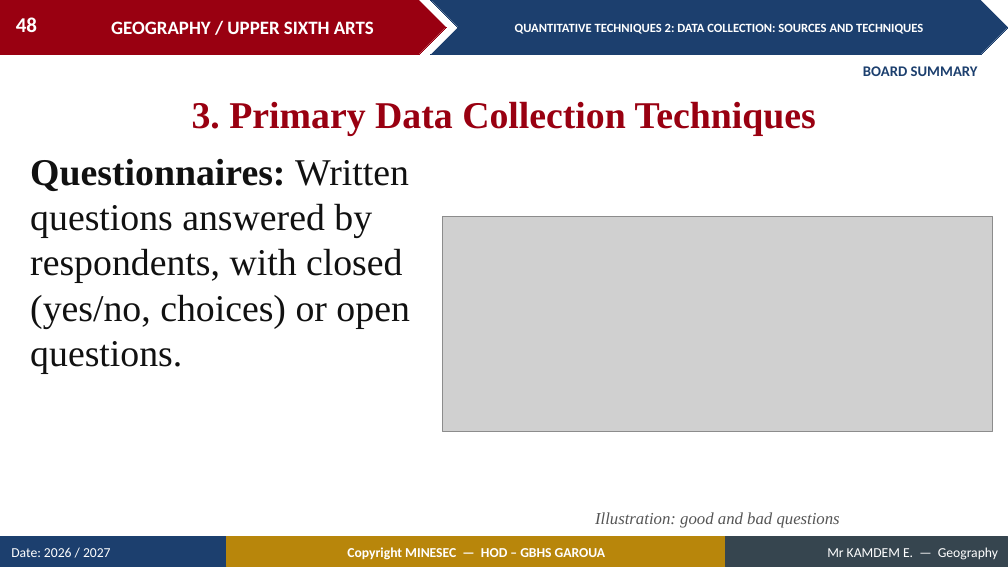
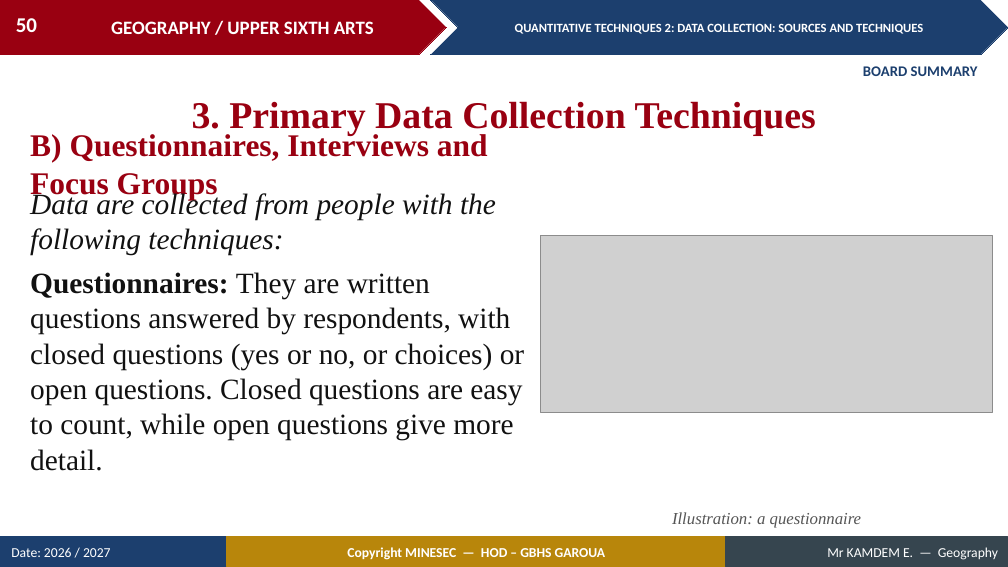
Before and after one commit to Berthautk/linea-github, a slide deck: slide 50 of lecons/USA/Practical Geography/11_USA_PRA_QT02_Data_Collection_Sources_and_Techniques.pptx (slide 48 before the commit). Drawn at 1008x567 pixels with LibreOffice and Linux fonts; fonts in the diff are those of the drawing; grey boxes stand for pictures. Boxes give left, top, right and bottom in pixels: in the first picture for what was removed or moved away, otherwise in the second. Text is boxed around its words. In the diff, an @@ line names an element or a change of style, - is before the commit and + after.

```diff
--- a/lecons/USA/Practical Geography/11_USA_PRA_QT02_Data_Collection_Sources_and_Techniques.pptx
+++ b/lecons/USA/Practical Geography/11_USA_PRA_QT02_Data_Collection_Sources_and_Techniques.pptx
@@ page number at (16, 18, 37, 32): text changed @@
-48
+50
@@ text added at (30, 131, 488, 200), 30 pt, text #990011, bold @@
+B) Questionnaires, Interviews and Focus Groups
@@ text at (30, 191, 524, 471): text changed; size 36 to 28 pt @@
-Questionnaires: Written questions answered by respondents, with closed (yes/no, choices) or open questions.
+Data are collected from people with the following techniques:
+Questionnaires: They are written questions answered by respondents, with closed questions (yes or no, or choices) or open questions. Closed questions are easy to count, while open questions give more detail.
@@ picture: place and size @@
-picture at (442, 216, 993, 431)
+picture at (541, 236, 993, 413)
@@ text at (672, 512, 861, 528): text changed @@
-Illustration: good and bad questions
+Illustration: a questionnaire
```
Also in this commit, not shown: 10 other slides changed, 4 slides added, 1 slide removed, 7 other files.
